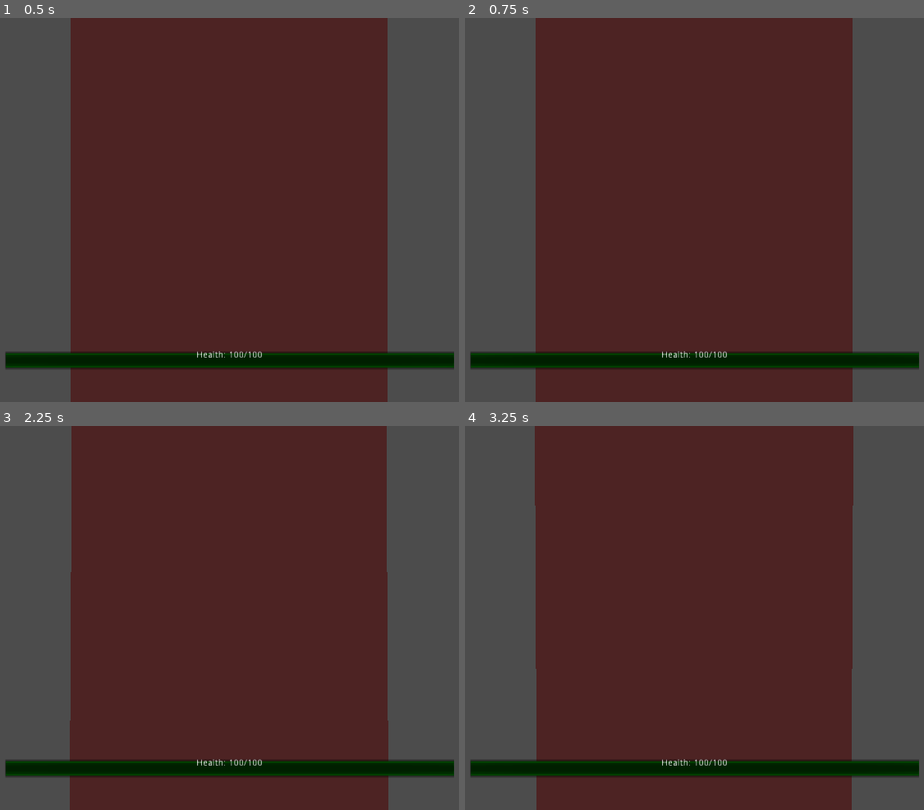
Above: before the commit, frames 1-4 (two rows, left to right).
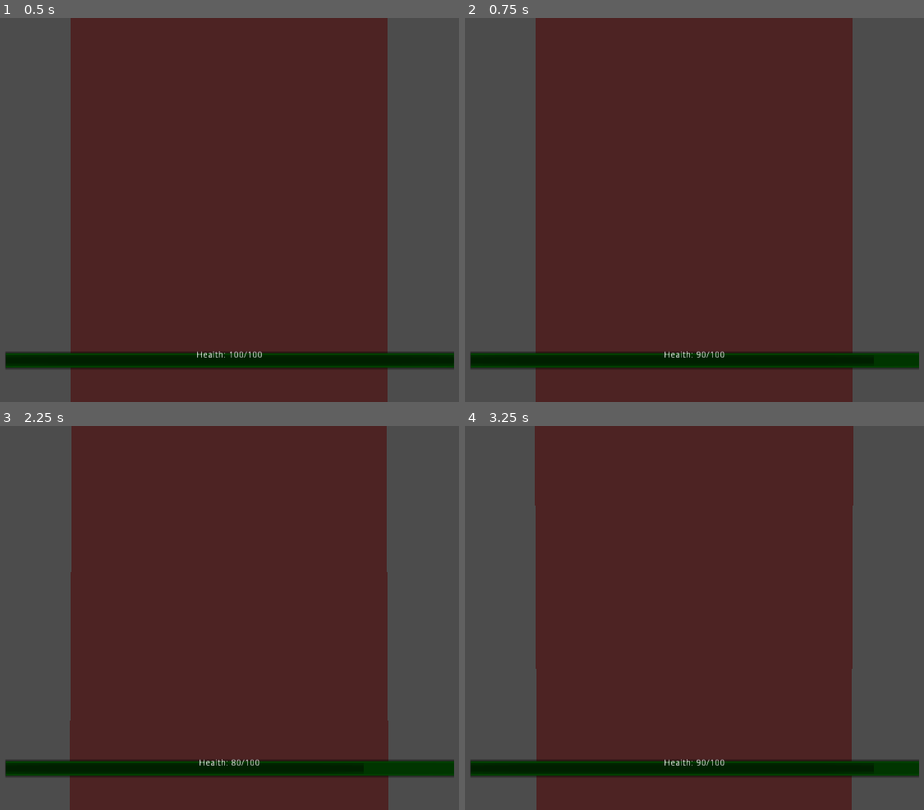
Above: after the commit, the same moments.

Repository: AlineMadriles/GhostCode
Game: Godot game, scene res://scenes/characters/fresascene.tscn
Same seed, same stepped clock (60 frames per second), same inputs: the game is played once before the commit and once after it. This scene is started directly instead of the project's main scene.
Inputs (mouse positions are in pixels of both pictures, inside the frame that each line leads up to):
- Up to frame 1 (0.5 s): no input
- Up to frame 2 (0.75 s): tap Enter at 0.5 s; move the mouse to (731, 210) at 0.52 s; hold Up (ui_up) from 0.53 s (still down); tap T at 0.6 s
- Up to frame 3 (2.25 s): keep holding Up (ui_up); tap Space (jump) at 0.77, 1.25, 1.52 s; tap H at 0.8, 1.35 s; move the mouse to (197, 618) at 1.27 s; tap T at 1.55, 2.1 s; tap Enter at 2 s; move the mouse to (243, 610) at 2.02 s
- Up to frame 4 (3.25 s): keep holding Up (ui_up); tap H at 2.3, 2.85 s; tap Space (jump) at 2.75, 3.02 s; move the mouse to (685, 625) at 2.77 s; tap T at 3.05 s

Frame 1 is identical in both runs. In frame 2, 0.1% of the frame differs, in the area x 42-58%, y 86-89%; in frame 3, 0.1%; in frame 4, 0.1%.
Error before the commit: Invalid call. Nonexistent function 'is_action_just_pressed' in base 'InputEventKey'. (res://scenes/characters/fresascene.gd:59)
Error after the commit: Invalid call. Nonexistent function 'is_action_just_pressed' in base 'InputEventKey'. (res://scenes/characters/fresascene.gd:64)

Commit message:
sixth commit
All characters have the same script!
Some errors with the pause menu but fixable!

Diff:
--- a/project.godot
+++ b/project.godot
@@ -23,6 +23,13 @@
 
 [input]
 
+ui_cancel={
+"deadzone": 0.5,
+"events": [ Object(InputEventKey,"resource_local_to_scene":false,"resource_name":"","device":0,"alt":false,"shift":false,"control":false,"meta":false,"command":false,"pressed":false,"scancode":16777217,"physical_scancode":0,"unicode":0,"echo":false,"script":null)
+, Object(InputEventJoypadButton,"resource_local_to_scene":false,"resource_name":"","device":0,"button_index":1,"pressure":0.0,"pressed":false,"script":null)
+, Object(InputEventKey,"resource_local_to_scene":false,"resource_name":"","device":0,"alt":false,"shift":false,"control":false,"meta":false,"command":false,"pressed":false,"scancode":0,"physical_scancode":16777217,"unicode":0,"echo":false,"script":null)
+ ]
+}
 ui_up={
 "deadzone": 0.5,
 "events": [ Object(InputEventKey,"resource_local_to_scene":false,"resource_name":"","device":0,"alt":false,"shift":false,"control":false,"meta":false,"command":false,"pressed":false,"scancode":16777232,"physical_scancode":0,"unicode":0,"echo":false,"script":null)
--- a/scenes/Main.tscn
+++ b/scenes/Main.tscn
@@ -1,7 +1,8 @@
-[gd_scene load_steps=9 format=2]
+[gd_scene load_steps=10 format=2]
 
 [ext_resource path="res://settins/foggieenv.tres" type="Environment" id=1]
 [ext_resource path="res://scenes/Main.gd" type="Script" id=2]
+[ext_resource path="res://scenes/PauseMenu.tscn" type="PackedScene" id=3]
 
 [sub_resource type="BoxShape" id=3]
 extents = Vector3( 1, 0.17329, 1 )
@@ -50,3 +51,5 @@
 transform = Transform( 1, 0, 0, 0, 1, 0, 0, 0, 1, 7.60687, 1.01183, 15.5087 )
 mesh = SubResource( 6 )
 material/0 = SubResource( 7 )
+
+[node name="PauseMenu" parent="." instance=ExtResource( 3 )]
--- a/scenes/PauseMenu.gd
+++ b/scenes/PauseMenu.gd
@@ -6,9 +6,6 @@
 
 	mouse_filter = Control.MOUSE_FILTER_IGNORE
 
-func _input(event):
-	if event.is_action_just_pressed("ui_cancel"):
-		toggle_pause()
 
 func toggle_pause():
 	var is_paused = !get_tree().paused
--- a/scenes/characters/choloscene.gd
+++ b/scenes/characters/choloscene.gd
@@ -61,12 +61,17 @@
 			take_damage(10)
 		if event.scancode == KEY_H:  # Tecla H para healing
 			heal(10)
+	if event.is_action_just_pressed("ui_cancel"):
+		var pause_menu = get_tree().current_scene.get_node("PauseMenu")
+		if pause_menu:
+			pause_menu.toggle_pause()
 
 func _unhandled_input(event):
 	if event is InputEventMouseMotion:
 		rotation_x = clamp(rotation_x - event.relative.y * mouse_sensitivity, -60, 60)
 		spring_arm.rotation_degrees.x = rotation_x
 		rotate_y(-event.relative.x * mouse_sensitivity)
+
 
 func _physics_process(delta):
 	get_input()
--- a/scenes/characters/fresascene.gd
+++ b/scenes/characters/fresascene.gd
@@ -56,16 +56,22 @@
 
 # Temporal! SOLO TESTEO, eliminar mas tarde
 func _input(event):
-	if event.is_action_just_pressed("ui_down"):
-		take_damage(10) # Probar damage
-	if event.is_action_just_pressed("ui_up"):
-		heal(10) # Probar healing
+	if event is InputEventKey and event.pressed:
+		if event.scancode == KEY_T:  # Tecla T para damage
+			take_damage(10)
+		if event.scancode == KEY_H:  # Tecla H para healing
+			heal(10)
+	if event.is_action_just_pressed("ui_cancel"):
+		var pause_menu = get_tree().current_scene.get_node("PauseMenu")
+		if pause_menu:
+			pause_menu.toggle_pause()
 
 func _unhandled_input(event):
 	if event is InputEventMouseMotion:
 		rotation_x = clamp(rotation_x - event.relative.y * mouse_sensitivity, -60, 60)
 		spring_arm.rotation_degrees.x = rotation_x
 		rotate_y(-event.relative.x * mouse_sensitivity)
+
 
 func _physics_process(delta):
 	get_input()
--- a/scenes/characters/gothscene.gd
+++ b/scenes/characters/gothscene.gd
@@ -56,16 +56,22 @@
 
 # Temporal! SOLO TESTEO, eliminar mas tarde
 func _input(event):
-	if event.is_action_just_pressed("ui_down"):
-		take_damage(10) # Probar damage
-	if event.is_action_just_pressed("ui_up"):
-		heal(10) # Probar healing
+	if event is InputEventKey and event.pressed:
+		if event.scancode == KEY_T:  # Tecla T para damage
+			take_damage(10)
+		if event.scancode == KEY_H:  # Tecla H para healing
+			heal(10)
+	if event.is_action_just_pressed("ui_cancel"):
+		var pause_menu = get_tree().current_scene.get_node("PauseMenu")
+		if pause_menu:
+			pause_menu.toggle_pause()
 
 func _unhandled_input(event):
 	if event is InputEventMouseMotion:
 		rotation_x = clamp(rotation_x - event.relative.y * mouse_sensitivity, -60, 60)
 		spring_arm.rotation_degrees.x = rotation_x
 		rotate_y(-event.relative.x * mouse_sensitivity)
+
 
 func _physics_process(delta):
 	get_input()
